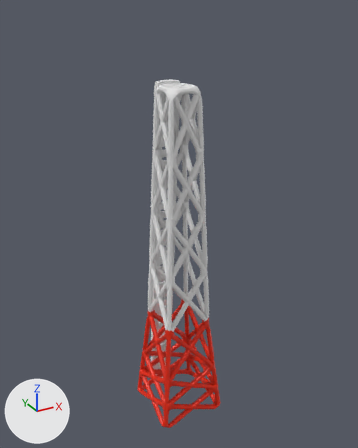
What one commit did to the glTF model assets/models/builds/comm_tower/comm_tower.glb.
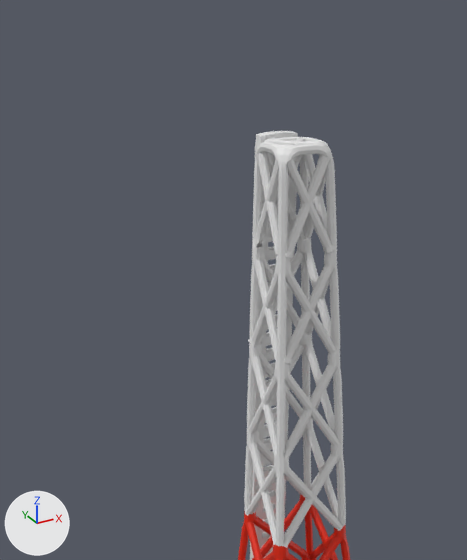
Old and new are each drawn whole from a 50 mm camera at (-19.0, -34.7, 36.8) aimed at (0.6, 0.9, 19.0) and again close up on the part from 0% to 79% of the width and 0% to 76% of the height. The lights are fixed; the arrows at lower left show +X, +Y and +Z. Where no turn or scale is listed for an object, it has been applied to the vertices.

Names of what the first close-up shows: 'Vert', 'Vert.002'.
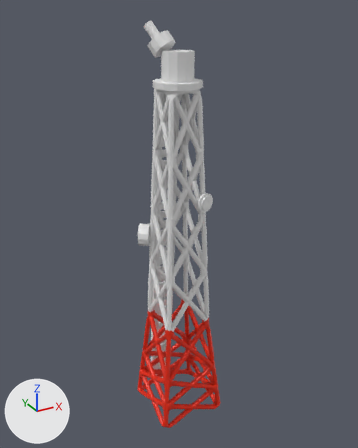
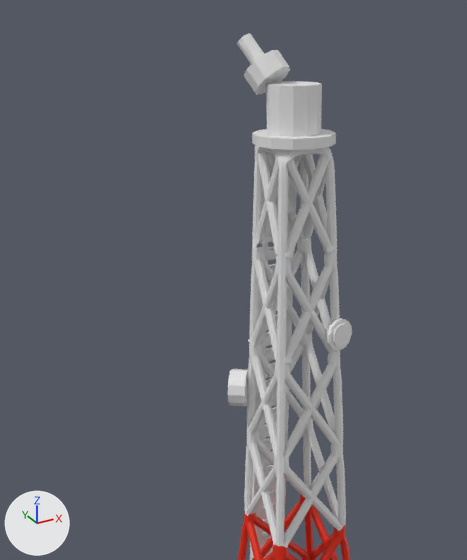
Where the change shows, as pixel boxes [x1, y1, x2, y2] in the close-ups (467 x 560 px):
'Cylinder', added
    after: [252, 81, 336, 150]
'Cylinder.003', added
    after: [237, 34, 290, 95]
'Cylinder.002', added
    after: [228, 369, 248, 406]
'Cylinder.001', added
    after: [326, 318, 352, 351]

Diff of the bpy script that builds the scene:
```diff
--- a/assets/models/builds/comm_tower/comm_tower.glb.py
+++ b/assets/models/builds/comm_tower/comm_tower.glb.py
@@ me_cylinder_003 @@
+me_cylinder_003.from_pydata(...)  # 48 vertices, 92 faces; spans x -1.07..1.07, y -1.08..1.34, z -0.97..1.65
@@ me_cylinder_002 @@
+me_cylinder_002.from_pydata(...)  # 24 vertices, 44 faces; spans x -0.95..0.95, y -1.08..1.08, z -0.99..0.99
@@ me_cylinder_001 @@
+me_cylinder_001.from_pydata(...)  # 48 vertices, 92 faces; spans x -0.81..0.81, y -0.37..0.29, z -0.81..0.81
@@ me_cylinder @@
+me_cylinder.from_pydata(...)  # 48 vertices, 92 faces; spans x -1.95..1.95, y -1.95..1.95, z -0.24..2.42
@@ ob_cylinder_003 @@
+ob_cylinder_003 = bpy.data.objects.new('Cylinder.003', me_cylinder_003)
+ob_cylinder_003.location = (-0.8, 1.13, 34.19)
@@ ob_cylinder_002 @@
+ob_cylinder_002 = bpy.data.objects.new('Cylinder.002', me_cylinder_002)
+ob_cylinder_002.location = (-2.21, 2.14, 18.12)
@@ ob_cylinder_001 @@
+ob_cylinder_001 = bpy.data.objects.new('Cylinder.001', me_cylinder_001)
+ob_cylinder_001.location = (1.57, -1.86, 21.85)
@@ ob_cylinder @@
+ob_cylinder = bpy.data.objects.new('Cylinder', me_cylinder)
+ob_cylinder.location = (0.0, 0.0, 31.34)
```
